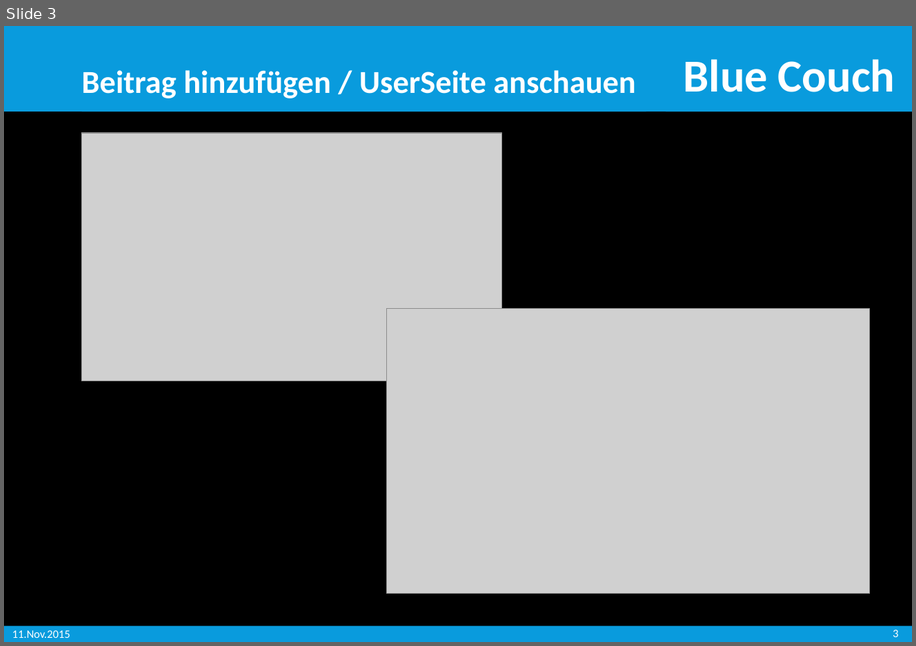
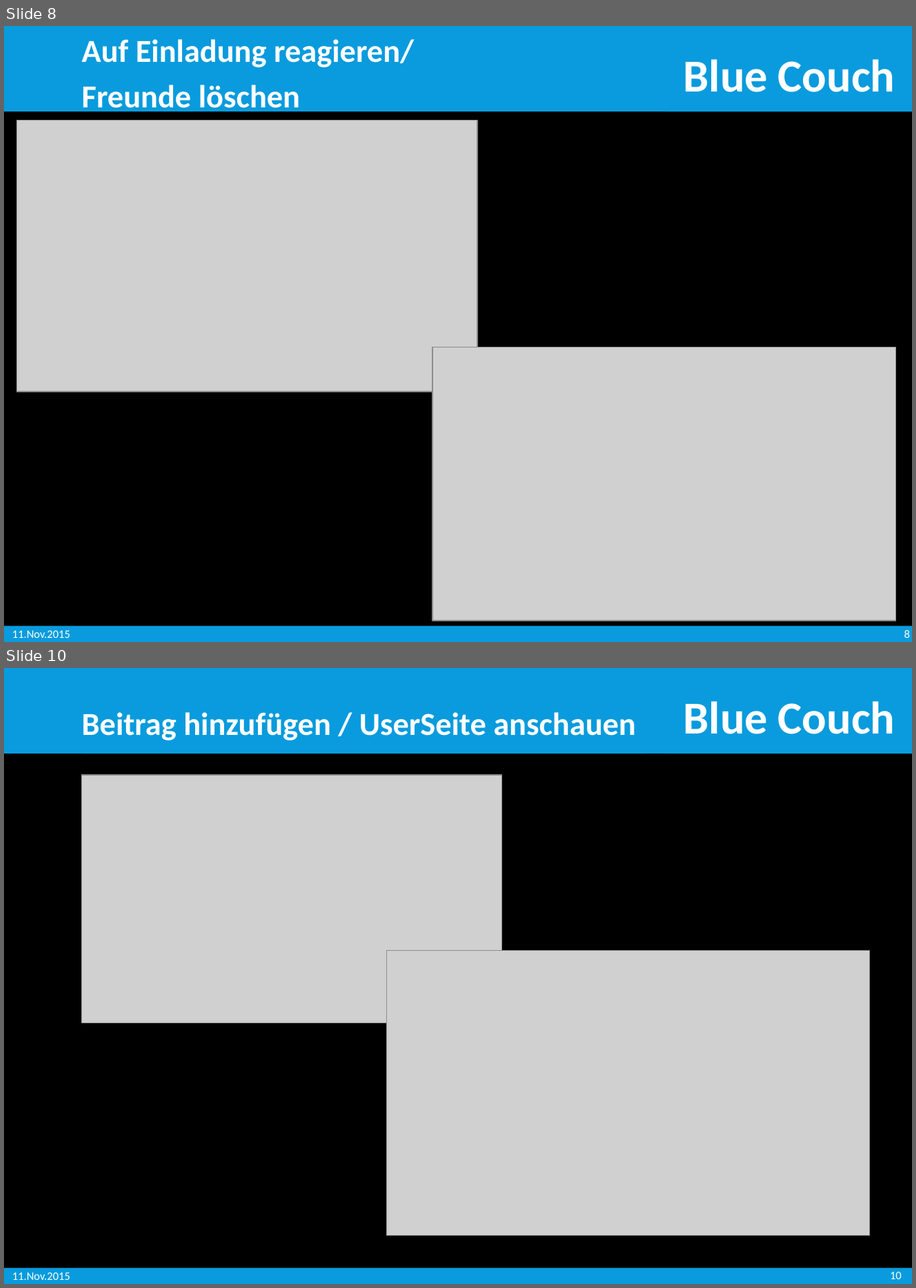
Before and after one commit to Misurecp94/SWE_SocialNetwork, a slide deck: 1_Präsentationen/SWE_BlueCouch_Anforderungsanalyse_v1.7.pptx. Shown one above the other, each under a label of ours: slide 3 before the commit, slides 8 and 10 after it; the slides between them are not shown. The pictures are 916x646 and 916x1288 pixels, drawn with LibreOffice and Linux fonts; fonts in the diff are those of the drawing; grey boxes stand for pictures; background and template pictures are left out. Boxes give left, top, right and bottom in pixels: in the first picture for what was removed or moved away, otherwise in the second. Text is boxed around its words. In the diff, an @@ line names an element or a change of style, - is before the commit and + after.

```diff
--- a/1_Präsentationen/SWE_BlueCouch_Anforderungsanalyse_v1.7.pptx
+++ b/1_Präsentationen/SWE_BlueCouch_Anforderungsanalyse_v1.7.pptx
@@ slide 8 added at box(4, 26, 912, 642), background picture (left out); not listed: 5 template elements that a slide beside it also shows @@
@@ rectangle added at box(81, 36, 587, 109), fill #099BDD, 28 pt, text #FFFFFF, bold @@
+Auf Einladung reagieren/
+Freunde löschen
@@ picture added at box(17, 120, 478, 392) @@
@@ picture added at box(432, 348, 895, 621) @@
@@ page number added at box(904, 630, 910, 638), 10 pt, text #FFFFFF @@
+8
@@ what was slide 3 is now slide 10 @@
@@ page number at box(890, 1272, 902, 1279): text changed @@
-3
+10
```
Also in this commit, not shown: 6 other slides added, 1 other file.
